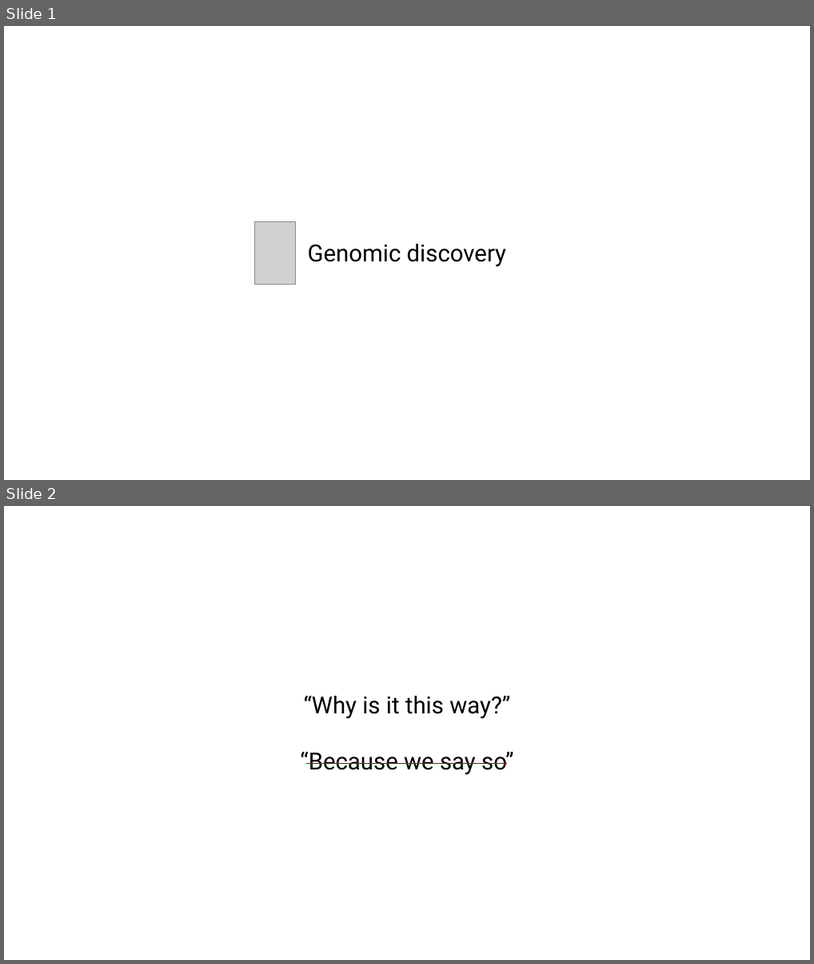
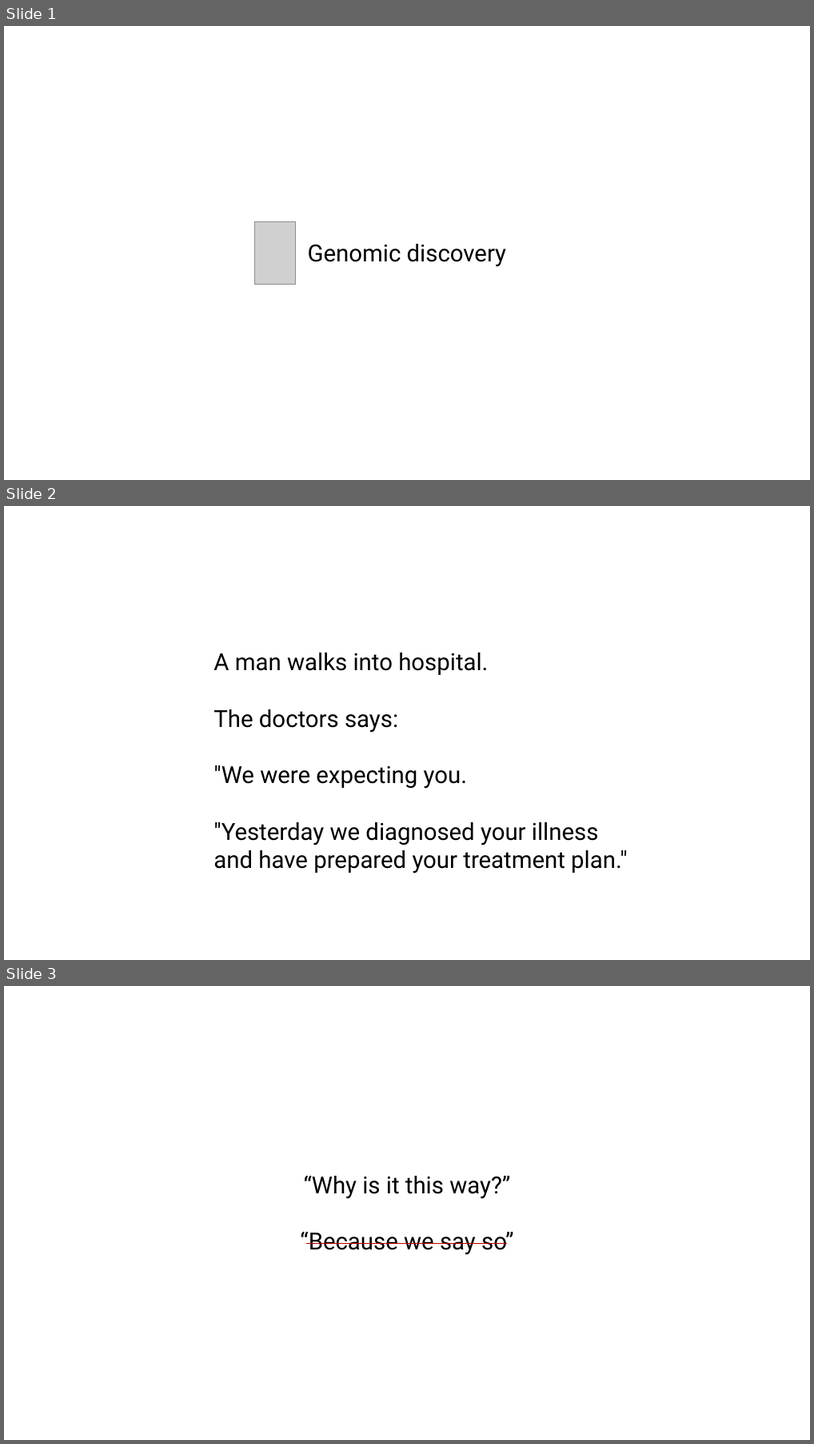
Before and after one commit to DylanLawless/DylanLawless.github.io, a slide deck: pages/usage_examples/uses_pitch.pptx. Shown one above the other, each under a label of ours: slides 1 and 2 before the commit, slides 1, 2 and 3 after it. The pictures are 814x964 and 814x1444 pixels, drawn with LibreOffice and Linux fonts; fonts in the diff are those of the drawing; grey boxes stand for pictures. Boxes give left, top, right and bottom in pixels: in the first picture for what was removed or moved away, otherwise in the second. Text is boxed around its words. In the diff, an @@ line names an element or a change of style, - is before the commit and + after.

```diff
--- a/pages/usage_examples/uses_pitch.pptx
+++ b/pages/usage_examples/uses_pitch.pptx
@@ slide 2 added at (4,506,810,960), background #FFFFFF @@
@@ text added at (214,652,628,873), 28 pt, text #000000 @@
+A man walks into hospital.
+The doctors says:
+"We were expecting you.
+"Yesterday we diagnosed your illness and have prepared your treatment plan."
@@ what was slide 2 is now slide 3 @@
```
Also in this commit, not shown: 1 other file.
